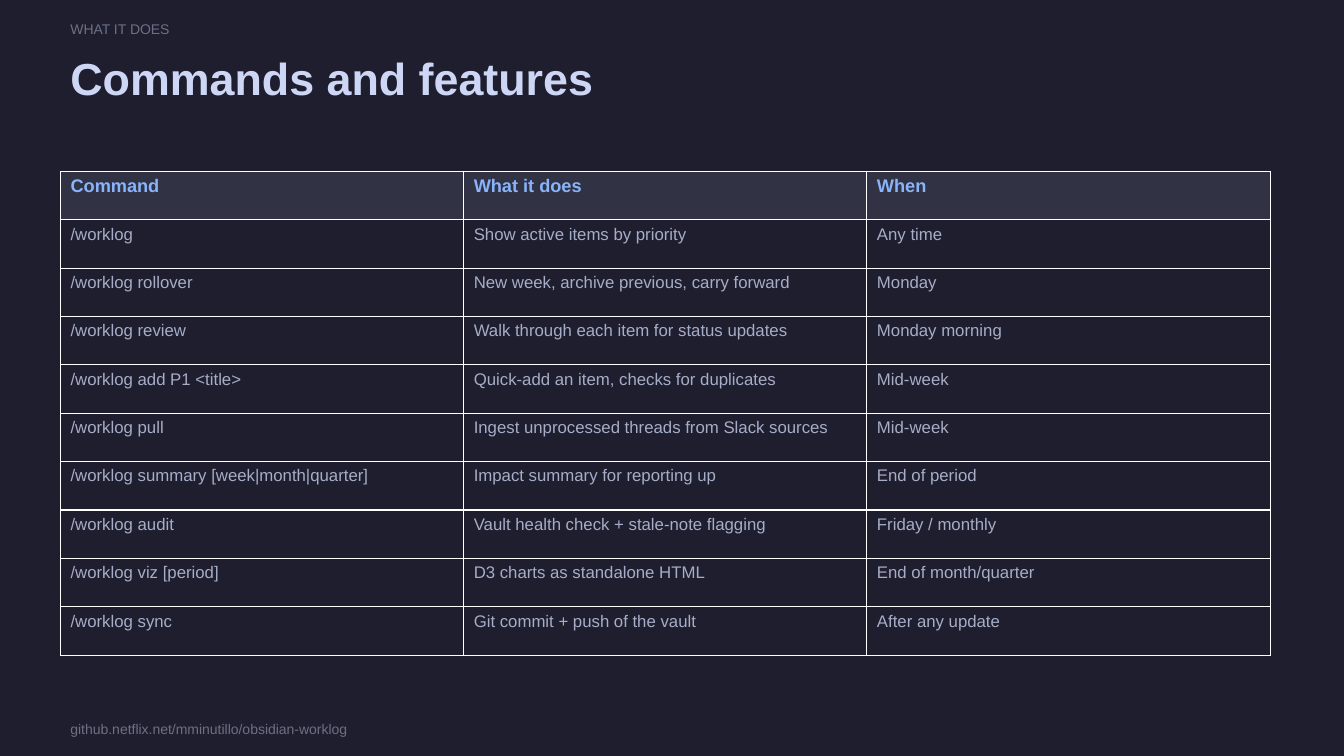
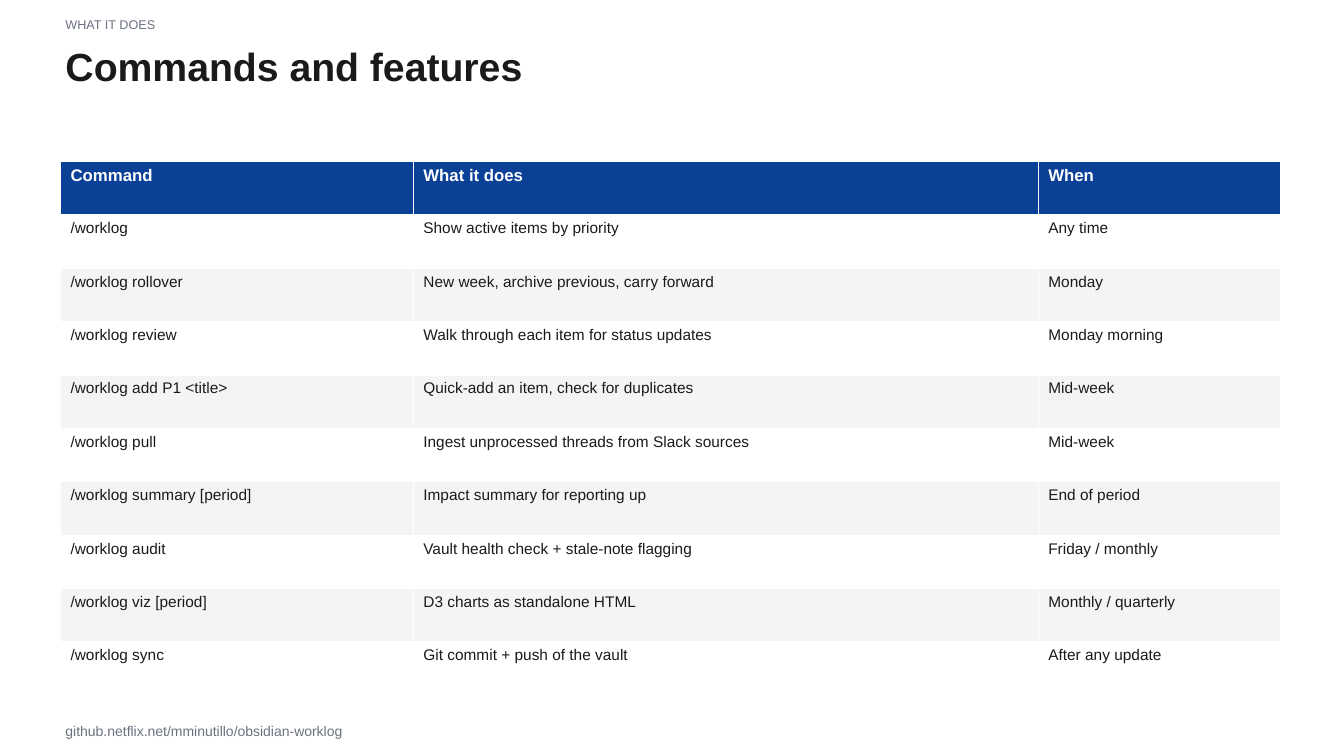
Before and after one commit to menottim/obsidian-worklog, a slide deck: slide 8 of presentation/netflix-workshop.pptx. Drawn at 1344x756 pixels with LibreOffice and Linux fonts; fonts in the diff are those of the drawing. Boxes give left, top, right and bottom in pixels: in the first picture for what was removed or moved away, otherwise in the second. Text is boxed around its words. In the diff, an @@ line names an element or a change of style, - is before the commit and + after.

```diff
--- a/presentation/netflix-workshop.pptx
+++ b/presentation/netflix-workshop.pptx
@@ rectangle removed at box(0, 0, 1344, 756) @@
@@ text "WHAT IT DOES" at box(65, 20, 155, 29): size 10 to 9 pt, text colour #6C7086 to #6B7280 @@
@@ text "Commands and features" at box(65, 52, 522, 82): size 32 to 28 pt, text colour #CDD6F4 to #1A1A1A @@
@@ table at box(60, 161, 1280, 696) @@
-row 5, column 2: Quick-add an item, checks for duplicates
+row 5, column 2: Quick-add an item, check for duplicates
-row 7, column 1: /worklog summary [week|month|quarter]
+row 7, column 1: /worklog summary [period]
-row 9, column 3: End of month/quarter
+row 9, column 3: Monthly / quarterly
@@ fill #313244 to #0A4096 in row 1 @@
@@ fill #1E1E2E to #FFFFFF in 15 cells @@
@@ fill #1E1E2E to #F3F4F6 in 12 cells @@
@@ size 13 to 12 pt, text colour #89B4FA to #FFFFFF in "Command", "What it does", "When" @@
@@ size 12 to 11 pt, text colour #A6ADC8 to #1A1A1A in "/worklog", "Show active items by priority", "Any time", "/worklog rollover" and 20 more places @@
@@ table: place and size @@
-table at box(60, 171, 1270, 655)
+table at box(60, 161, 1280, 696)
@@ text "github.netflix.net/mminutillo/obsidian-worklog" at box(65, 726, 342, 739): text colour #6C7086 to #6B7280 @@
```
Also in this commit, not shown: 25 other slides changed, 1 other file.
